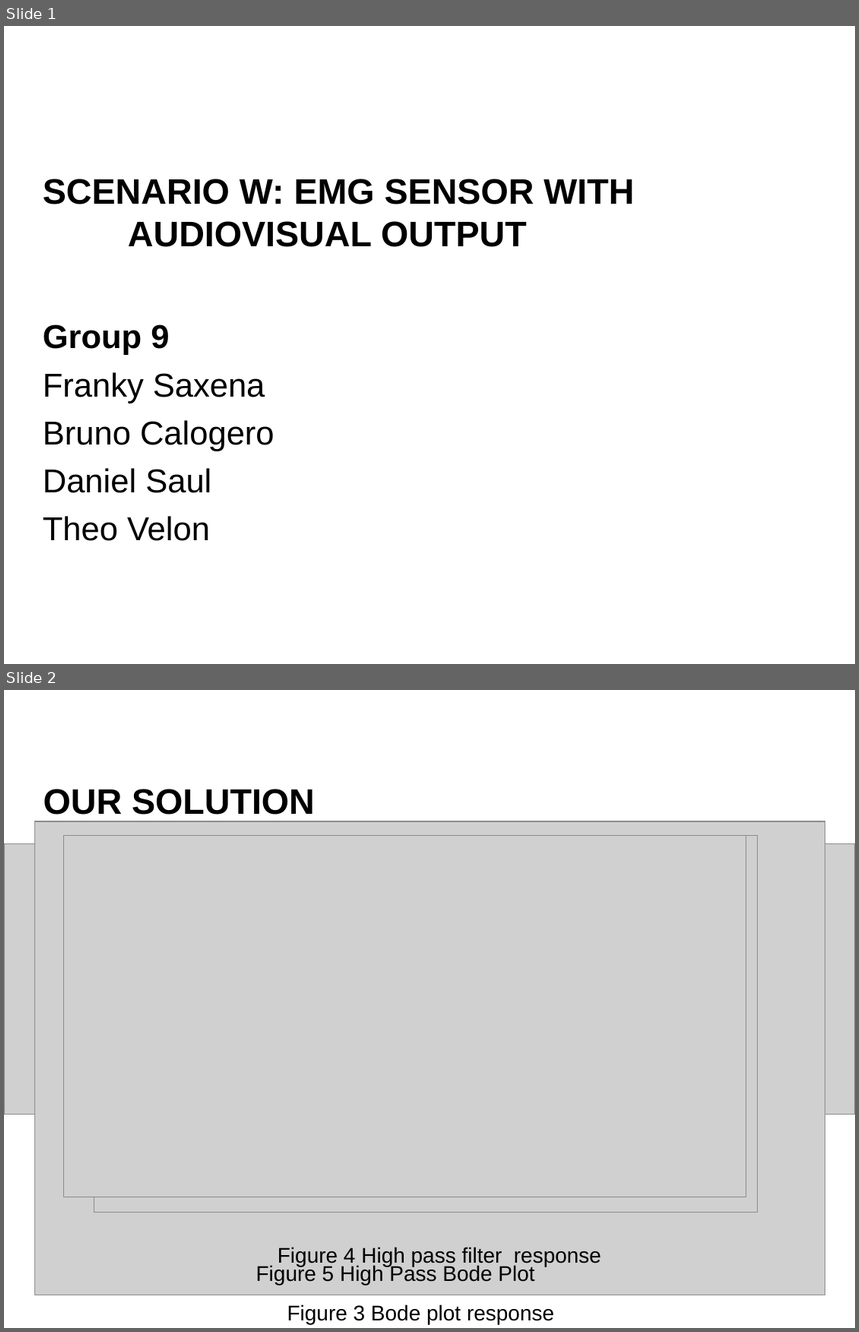
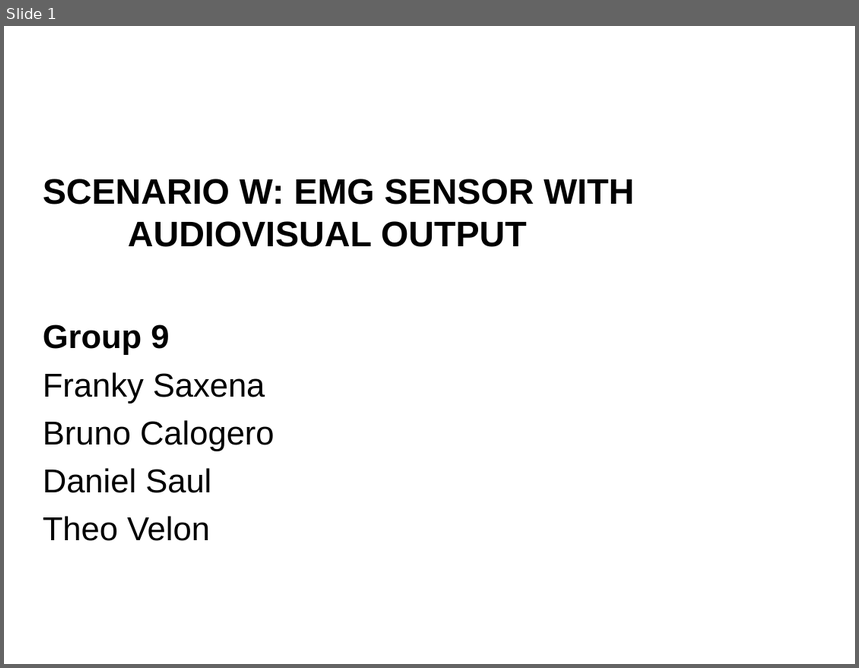
Before and after one commit to danielsaul/emg-sensor-scenario, a slide deck: Scenario W presentation.ppt. Shown one above the other, each under a label of ours: slides 1 and 2 before the commit, slide 1 after it. The pictures are 859x1332 and 859x668 pixels, drawn with LibreOffice and Linux fonts; fonts in the diff are those of the drawing; grey boxes stand for pictures; background and template pictures are left out. Boxes give left, top, right and bottom in pixels: in the first picture for what was removed or moved away, otherwise in the second. Text is boxed around its words. In the diff, an @@ line names an element or a change of style, - is before the commit and + after.

```diff
--- a/Scenario W presentation.ppt
+++ b/Scenario W presentation.ppt
@@ slide 2 removed at box(4, 690, 855, 1328), background #FFFFFF @@
@@ title removed at box(44, 789, 315, 815) @@
-OUR SOLUTION
@@ picture removed at box(34, 822, 825, 1186) @@
@@ picture removed at box(34, 822, 825, 1296) @@
@@ picture removed at box(4, 844, 855, 1115) @@
@@ picture removed at box(63, 836, 746, 1198) @@
@@ picture removed at box(94, 836, 758, 1213) @@
@@ text removed at box(278, 1247, 601, 1267) @@
-Figure 4 High pass filter response
@@ text removed at box(256, 1265, 534, 1285) @@
-Figure 5 High Pass Bode Plot
@@ text removed at box(287, 1305, 554, 1325) @@
-Figure 3 Bode plot response
```
Also in this commit, not shown: 1 slide added, 1 other file.
